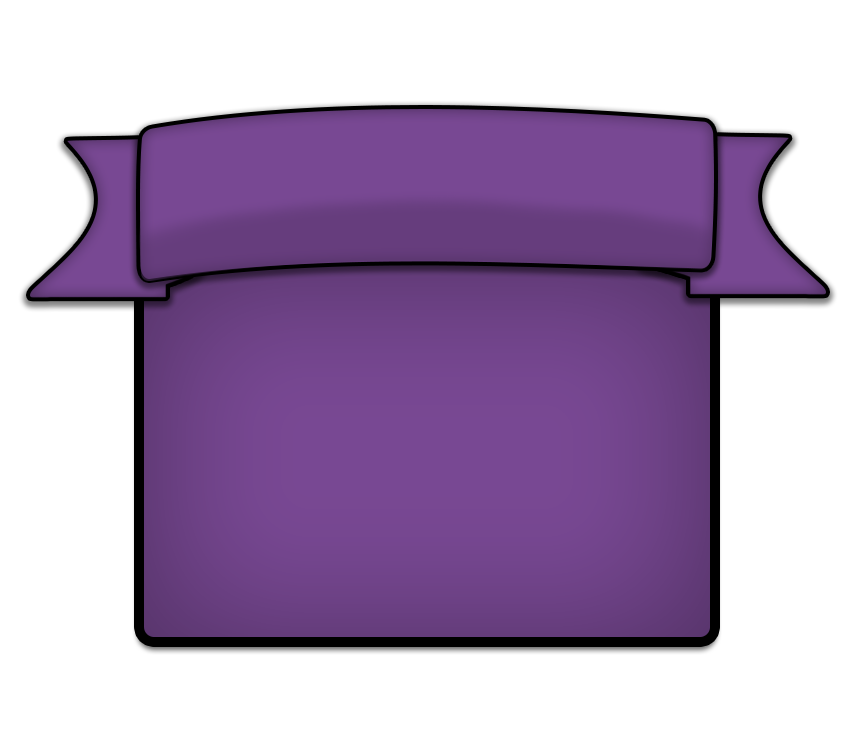
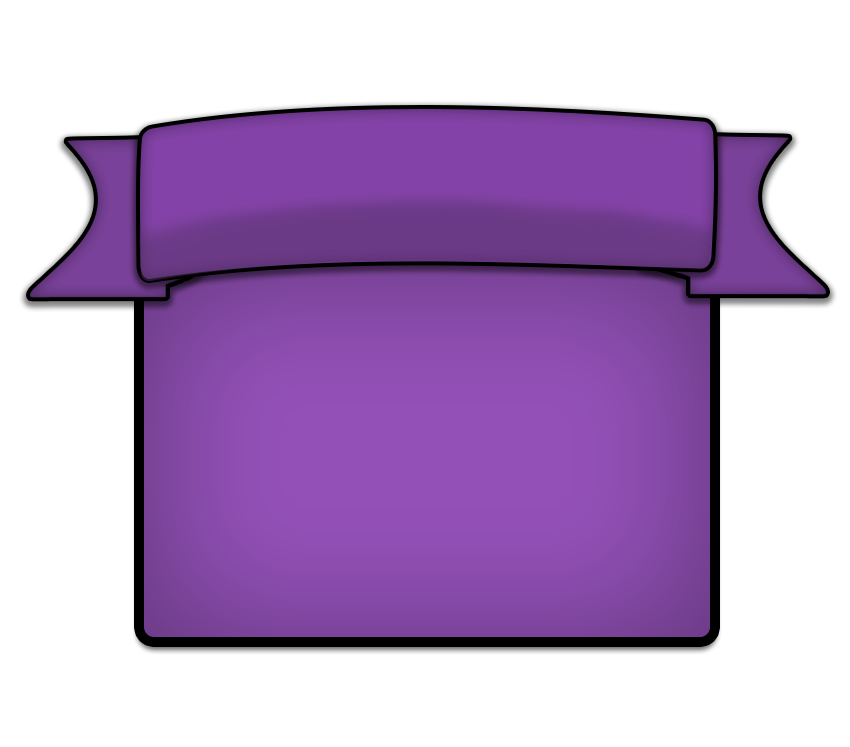
Revision of a layered 850 x 747 image; what changed, layer by layer:
painted on "Stars Banner Middle" over [140,109,714,279]
painted on "Stars Banner Left" over [30,139,203,298]
painted on "Stars Banner Middle Right" over [639,136,826,295]
painted on "Rounded Rectangle 1" (2nd of 2) over [144,259,710,637]
